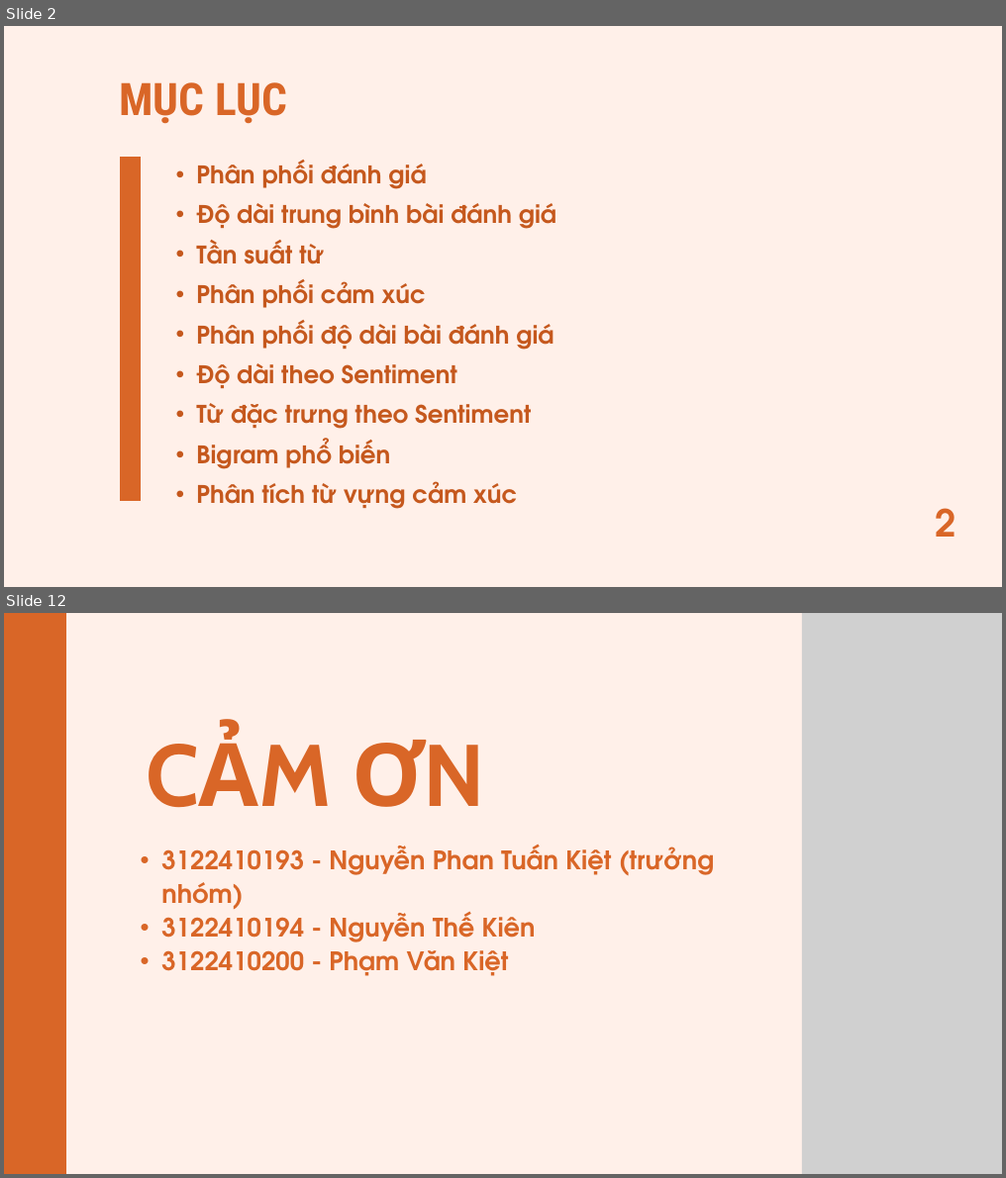
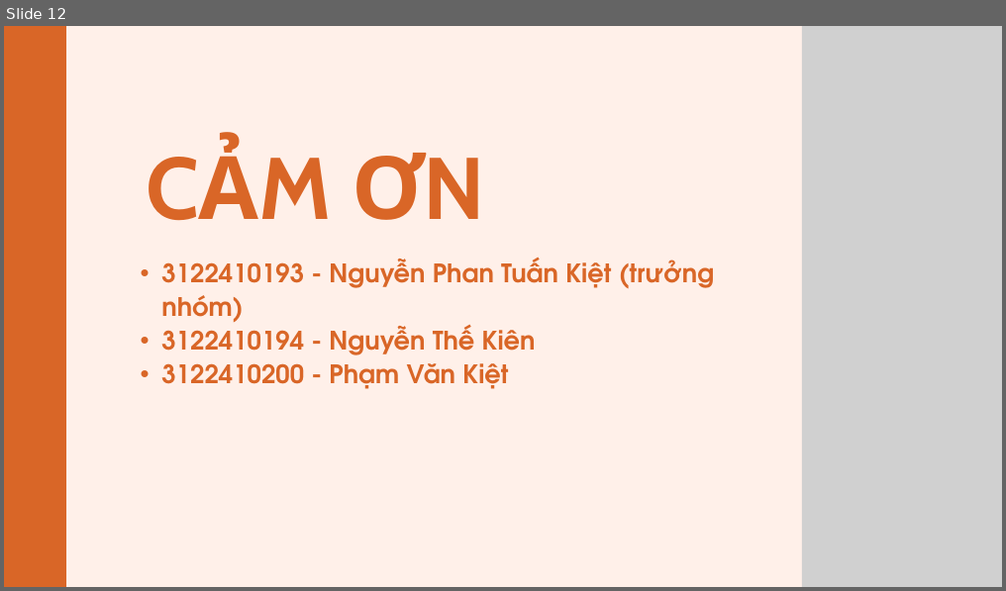
Before and after one commit to kietng04/NCKH, a slide deck: Bài 4 - Khảo sát đề tài/EDA Analyst.pptx. Shown one above the other, each under a label of ours: slides 2 and 12 before the commit, slide 12 after it; the slides between them are not shown. The pictures are 1006x1178 and 1006x591 pixels, drawn with LibreOffice and Linux fonts; fonts in the diff are those of the drawing; grey boxes stand for pictures. Boxes give left, top, right and bottom in pixels: in the first picture for what was removed or moved away, otherwise in the second. Text is boxed around its words. In the diff, an @@ line names an element or a change of style, - is before the commit and + after.

```diff
--- a/Bài 4 - Khảo sát đề tài/EDA Analyst.pptx
+++ b/Bài 4 - Khảo sát đề tài/EDA Analyst.pptx
@@ slide 2 removed at <box>4,26,1002,587</box>, background #FFF0E9 @@
@@ text removed at <box>120,82,287,124</box> @@
-MỤC LỤC
@@ freeform shape removed at <box>120,157,141,501</box> @@
@@ text removed at <box>196,160,556,509</box> @@
-  • Phân phối đánh giá
-  • Độ dài trung bình bài đánh giá
-  • Tần suất từ
-  • Phân phối cảm xúc
-  • Phân phối độ dài bài đánh giá
-  • Độ dài theo Sentiment
-  • Từ đặc trưng theo Sentiment
-  • Bigram phổ biến
-  • Phân tích từ vựng cảm xúc
@@ text removed at <box>936,508,956,537</box> @@
-2
```
Also in this commit, not shown: 4 slides changed, 7 slides added, 6 other slides removed.
